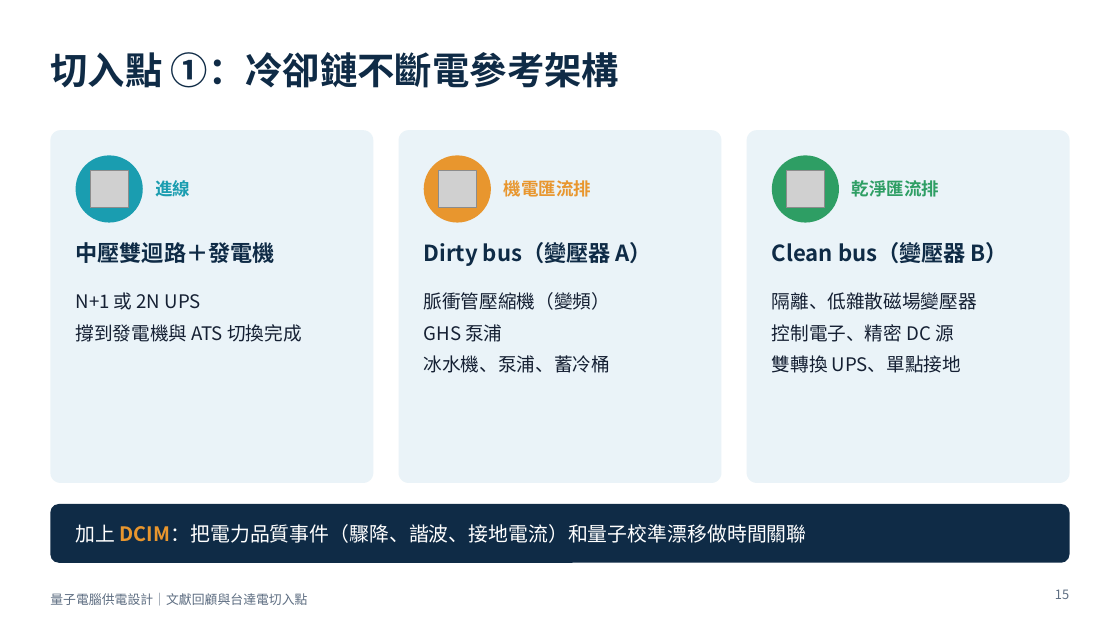
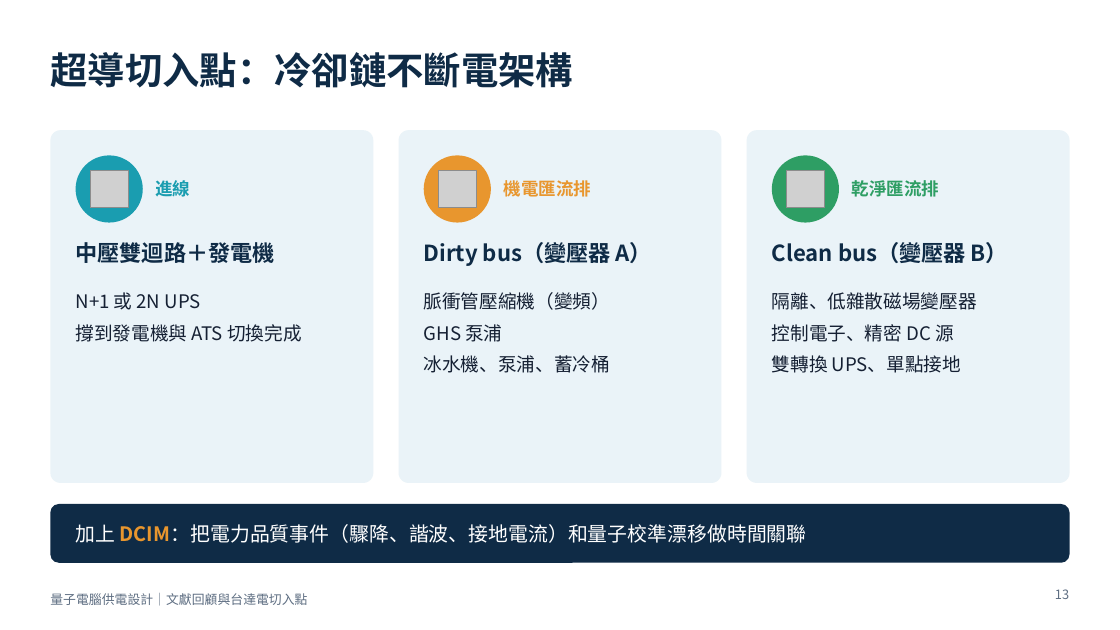
Before and after one commit to pcpcchen-coder/QuantumComputing, a slide deck: slide 13 of slides/output/qc-power-supply-delta.pptx (slide 15 before the commit). Drawn at 1120x630 pixels with LibreOffice and Linux fonts; fonts in the diff are those of the drawing; grey boxes stand for pictures. Boxes give left, top, right and bottom in pixels: in the first picture for what was removed or moved away, otherwise in the second. Text is boxed around its words. In the diff, an @@ line names an element or a change of style, - is before the commit and + after.

```diff
--- a/slides/output/qc-power-supply-delta.pptx
+++ b/slides/output/qc-power-supply-delta.pptx
@@ title at [50, 52, 573, 88]: text changed @@
-切入點 ①：冷卻鏈不斷電參考架構
+超導切入點：冷卻鏈不斷電架構
@@ page number at [1055, 589, 1069, 599]: text changed @@
-15
+13
```
Also in this commit, not shown: 6 other slides changed, 20 slides added, 4 slides removed, 5 other files.
